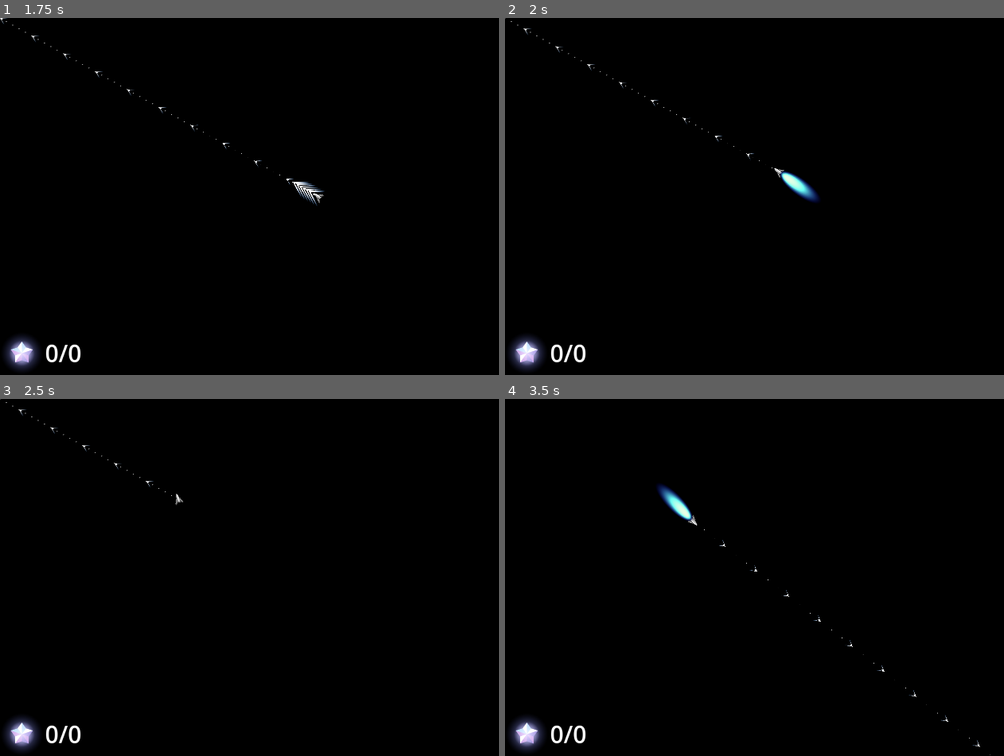
Above: before the commit, frames 1-4 (two rows, left to right).
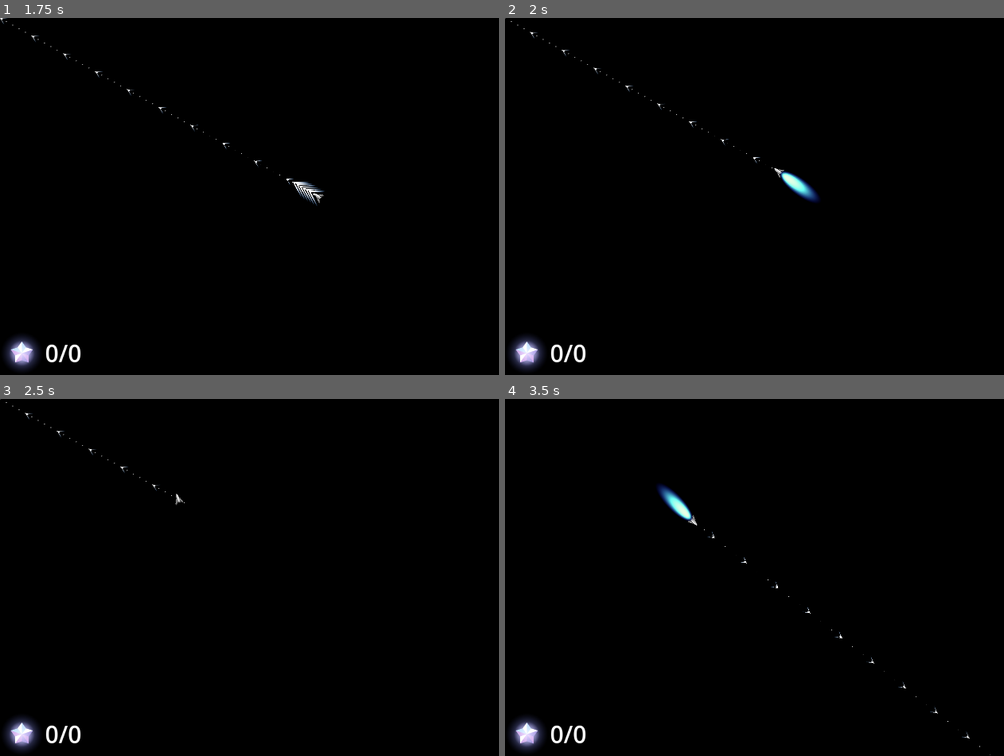
Above: after the commit, the same moments.

Repository: revanj/AstronautAndOrbit
Game: Godot game, scene res://LevelBase.tscn
Same seed, same stepped clock (60 frames per second), same inputs: the game is played once before the commit and once after it.
Inputs (mouse positions are in pixels of both pictures, inside the frame that each line leads up to):
- Up to frame 1 (1.75 s): tap Enter at 0.5 s; move the mouse to (459, 178) at 0.52 s; hold D (thruster_right_turn) 0.53-1.25 s; click (459, 178) at 0.67 s; click (459, 178) at 0.77 s; tap Space at 1.25 s; drag from (189, 214) to (284, 267) at 1.27 s
- Up to frame 2 (2 s): no input
- Up to frame 3 (2.5 s): move the mouse to (379, 498) at 2.02 s; hold D (thruster_right_turn) from 2.03 s (still down)
- Up to frame 4 (3.5 s): release D (thruster_right_turn) at 2.75 s; drag from (789, 648) to (629, 523) at 2.77 s

Frame 1 is identical in both runs. In frame 2, 0.1% of the frame differs, in the area x 3-52%, y 2-41%; in frame 3, less than 0.1%; in frame 4, 0.1%.

Commit message:
janky but stable navigation display

Diff:
--- a/Spaceship.gd
+++ b/Spaceship.gd
@@ -33,6 +33,8 @@
 var cache_spaceship_velocity: Vector2
 var drag_start_position: Vector2
 var max_jump_speed = 500
+
+var star_field
 
 func _physics_process(delta):
 	match input_state:
@@ -83,7 +85,10 @@
 		velocity = velocity_cached
 		velocity_cached = Vector2.INF
 
-
+	star_field.trajectory_data = star_field.get_trajectory(
+		spaceship.global_position,
+		spaceship.display_velocity,
+		200, 1.0/30.0, 100)
 	move_and_slide()
 
 func turn_heading(rad):
--- a/StarFields.gd
+++ b/StarFields.gd
@@ -9,6 +9,10 @@
 @onready var spaceship:Spaceship = $Spaceship
 @export var arrow_texture: Texture
 
+var trajectory_data
+
+
+
 var half_texture_width: float
 
 class TrajectoryData:
@@ -19,6 +23,7 @@
 func _ready():
 	stars = get_children().filter(func(x:Node): return x.has_method("get_gravity_vector"))
 	half_texture_width = arrow_texture.get_width()/2
+	spaceship.star_field = self
 
 func get_field_at(pos):
 	var result = Vector2.ZERO
@@ -62,10 +67,7 @@
 	var color = Color(1.0, 1.0, 1.0)
 	var nb_points = 200
 
-	var trajectory_data = get_trajectory(
-		spaceship.global_position,
-		spaceship.display_velocity,
-		nb_points, 1.0/30.0, 100)
+
 
 	var points_arc = trajectory_data.points_arc
 	var arrow_pos = trajectory_data.arrow_pos
